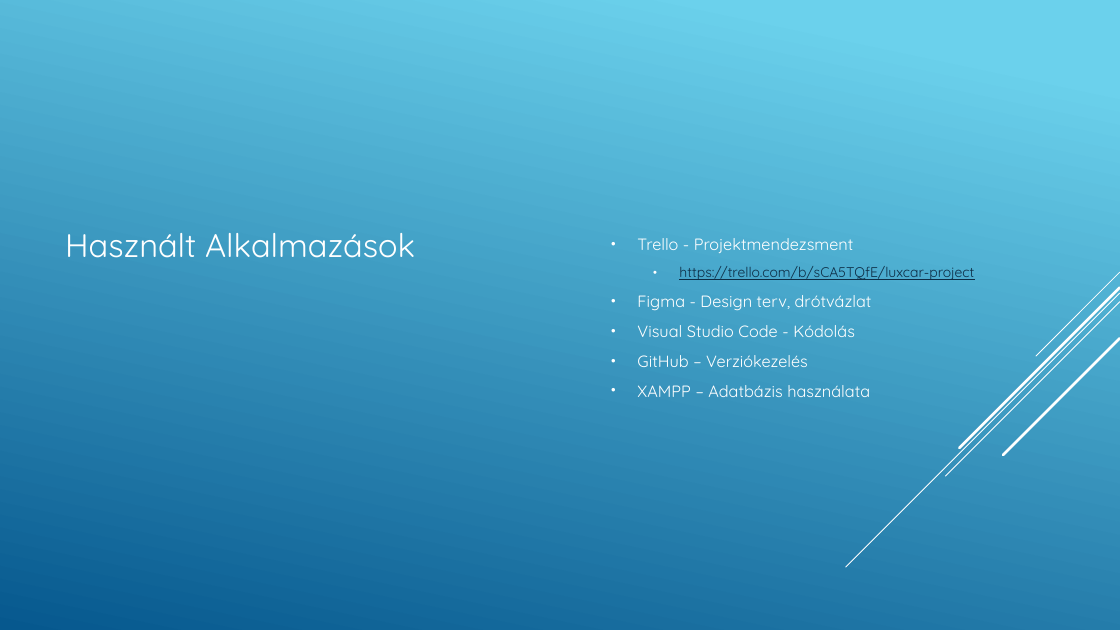
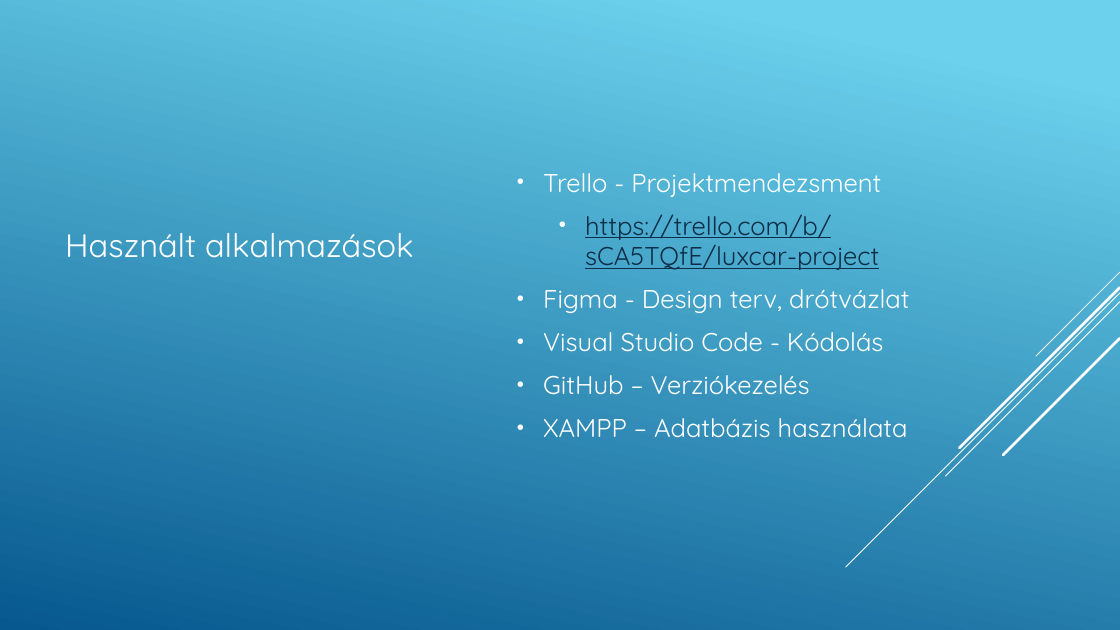
Before and after one commit to csokyS/LuxCar, a slide deck: slide 3 of docs/LuxCar.pptx. Drawn at 1120x630 pixels with LibreOffice and Linux fonts; fonts in the diff are those of the drawing. Boxes give left, top, right and bottom in pixels: in the first picture for what was removed or moved away, otherwise in the second. Text is boxed around its words. In the diff, an @@ line names an element or a change of style, - is before the commit and + after.

```diff
--- a/docs/LuxCar.pptx
+++ b/docs/LuxCar.pptx
@@ text "Trello - Projektmendezsment": place and size @@
-text "Trello - Projektmendezsment" at [637, 238, 974, 397]
+text "Trello - Projektmendezsment" at [543, 173, 909, 438]
@@ text "Trello - Projektmendezsment" at [543, 173, 909, 438]: size 14 to 22 pt in "Trello - Projektmendezsment", "Figma - Design terv, drótvázlat", "Visual Studio Code - Kódolás", "GitHub – Verziókezelés" and 1 more places; size 12 to 22 pt in "https://trello.com/b/sCA5TQfE/luxcar-project"; more space between paragraphs @@
@@ text at [65, 233, 413, 258]: text changed @@
-Használt Alkalmazások
+Használt alkalmazások
```
Also in this commit, not shown: 19 other slides changed, 1 slide added, 1 slide removed, 1 other file.
